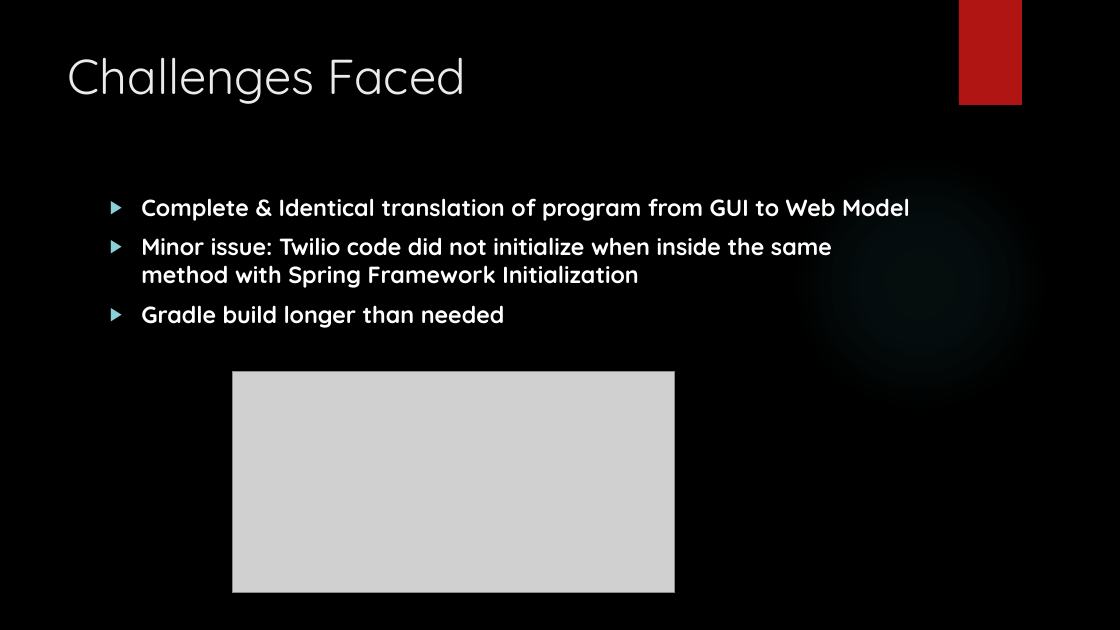
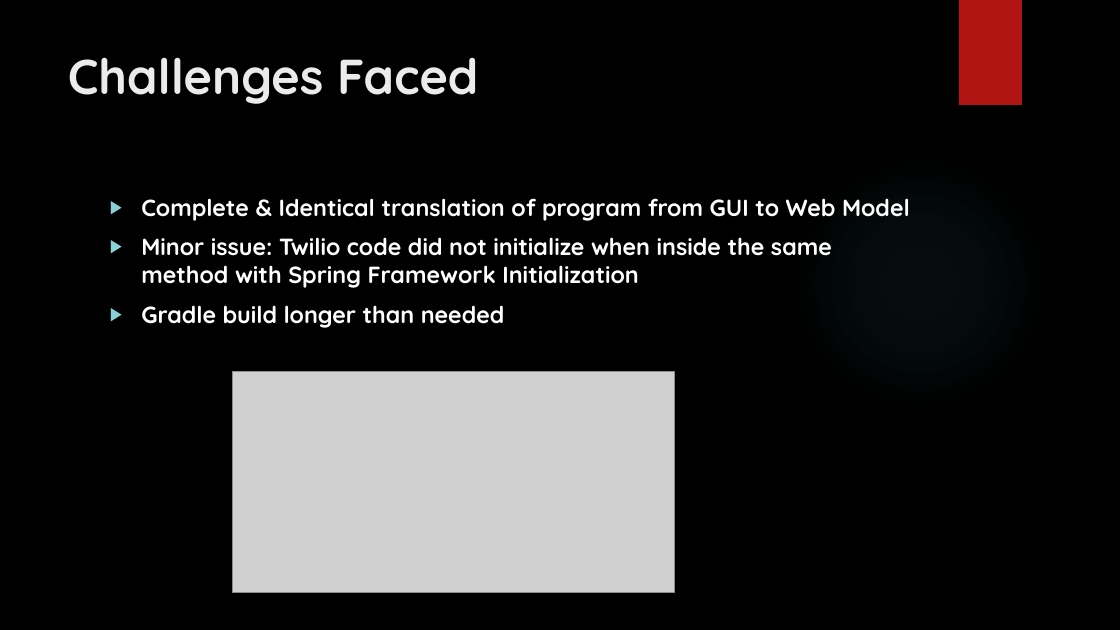
Before and after one commit to Khechoyan-Yuri/SWEII-Final, a slide deck: slide 9 of CustomerQueue.pptx. Drawn at 1120x630 pixels with LibreOffice and Linux fonts; fonts in the diff are those of the drawing; grey boxes stand for pictures; background and template pictures are left out. Boxes give left, top, right and bottom in pixels: in the first picture for what was removed or moved away, otherwise in the second. Text is boxed around its words. In the diff, an @@ line names an element or a change of style, - is before the commit and + after.

```diff
--- a/CustomerQueue.pptx
+++ b/CustomerQueue.pptx
@@ title "Challenges Faced" at (68,57,478,104): bold on @@
```
Also in this commit, not shown: 5 other slides changed, 1 other file.
